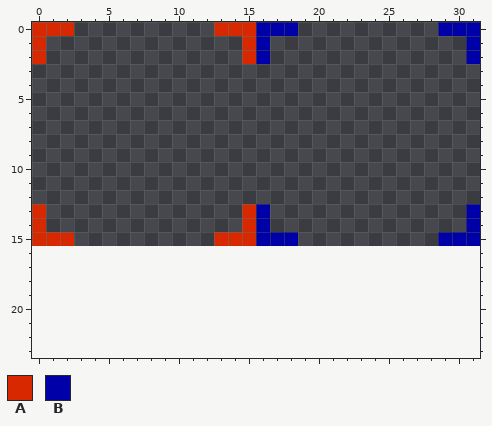
Edited in one commit: pixel-art sprite (Sprint0/Content/Images/guiElements.png). This is how it looked before the edit.
The file is 32x16 pixels. The old version is drawn lined up with the new one, on the new canvas.
Palette (. is transparent): A #d82800  B #0000a8
Pixels before, first column x 0:
 0 AAA..........AAABBB..........BBB
 1 A..............AB..............B
 2 A..............AB..............B
 3 ................................
 4 ................................
 5 ................................
 6 ................................
 7 ................................
 8 ................................
 9 ................................
10 ................................
11 ................................
12 ................................
13 A..............AB..............B
14 A..............AB..............B
15 AAA..........AAABBB..........BBB
After the commit:
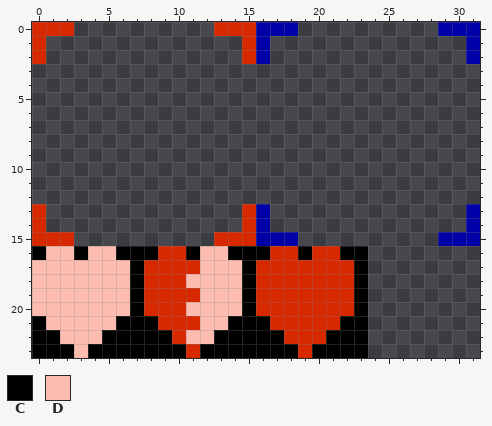
Colours new in this view: C #000000  D #fcbcb0
The exact change:
canvas 32x16 -> 32x24
Changed rows in their new state; - is an unchanged pixel.
first column x 0:
16 CDDCDDCCCAACDDCCCAACAACC
17 DDDDDDDCAAAADDDCAAAAAAAC
18 DDDDDDDCAAADDDDCAAAAAAAC
19 DDDDDDDCAAAADDDCAAAAAAAC
20 DDDDDDDCAAADDDDCAAAAAAAC
21 CDDDDDCCCAAADDCCCAAAAACC
22 CCDDDCCCCCADDCCCCCAAACCC
23 CCCDCCCCCCCACCCCCCCACCCC
Pixel boxes of the changes (left, top, right, bottom) in both pictures:
added: (32, 246, 368, 358)
